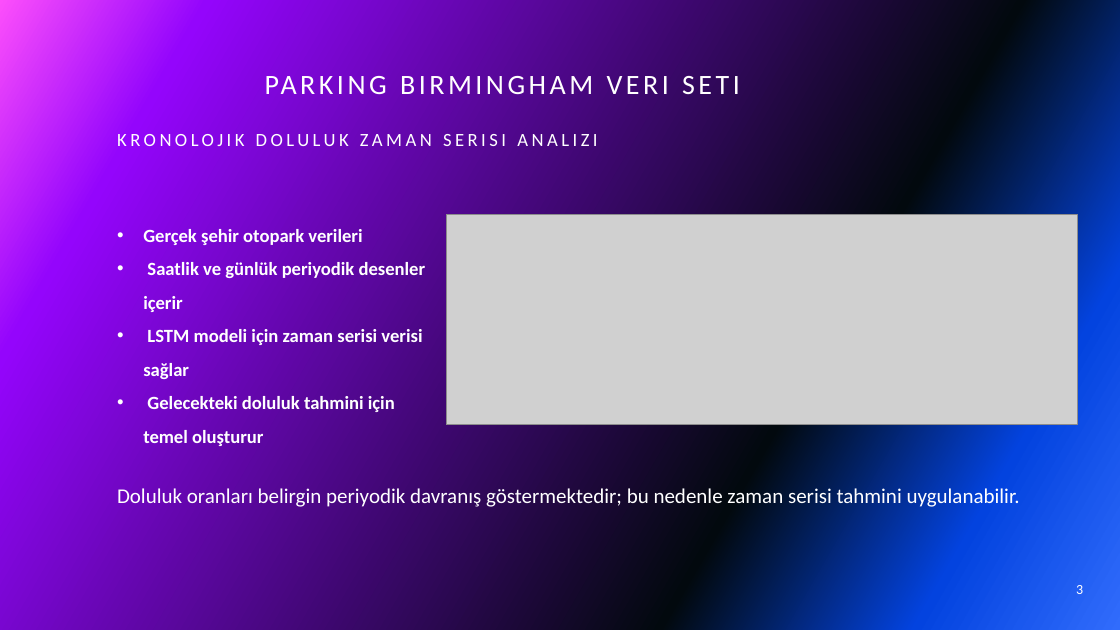
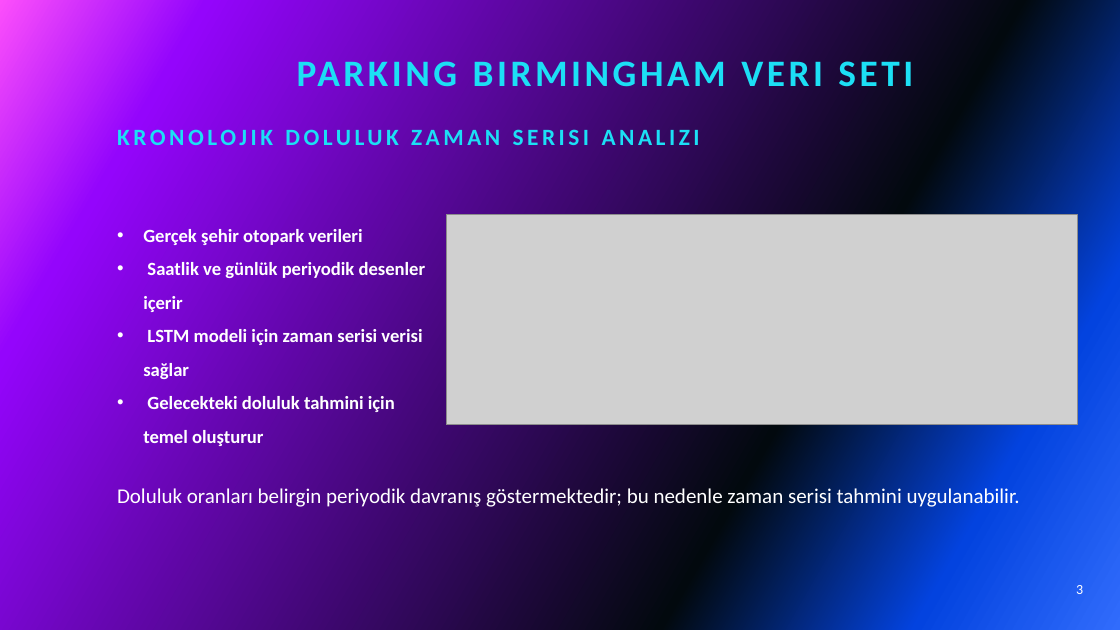
Before and after one commit to Yapay-Sinir-Aglari-Proje/Akilli_Park, a slide deck: slide 3 of AKILLI PARK SUNUM (01.06.2026).pptx. Drawn at 1120x630 pixels with LibreOffice and Linux fonts; fonts in the diff are those of the drawing; grey boxes stand for pictures. Boxes give left, top, right and bottom in pixels: in the first picture for what was removed or moved away, otherwise in the second. Text is boxed around its words. In the diff, an @@ line names an element or a change of style, - is before the commit and + after.

```diff
--- a/AKILLI PARK SUNUM (01.06.2026).pptx
+++ b/AKILLI PARK SUNUM (01.06.2026).pptx
@@ title "PARKING BIRMINGHAM VERI SETI KRONOLOJIK ..." at box(117, 55, 913, 145): size 24 to 32 pt in "PARKING BIRMINGHAM VERI SETI"; size 16 to 20 pt in "KRONOLOJIK DOLULUK ZAMAN SERISI ANALIZI"; text colour #FFFFFF to #1CDFF5, bold on @@
```
Also in this commit, not shown: 22 other slides changed.
